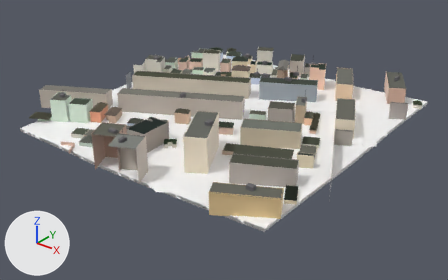
What one commit did to the glTF model public/tiles/0/-6_-12.glb.
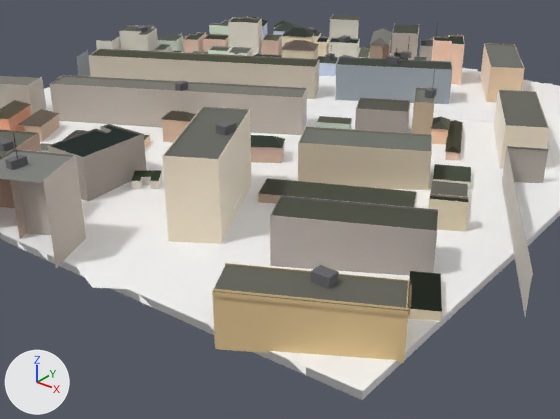
Each version is shown whole from a 50 mm lens placed at (-1097.1, 2547.2, 341.8), pointed at (-1405.8, 2933.1, 102.5), then close up from a 50 mm lens placed at (-1207.1, 2695.0, 237.1), pointed at (-1315.1, 2830.0, 153.4). The lights are fixed; the arrows at lower left show +X, +Y and +Z. The last two pictures show the newer version. Where no turn or scale is listed for an object, it has been applied to the vertices. Vertices at exactly the same position are counted once.

Objects in the first close-up: 't0_-6_-12'.
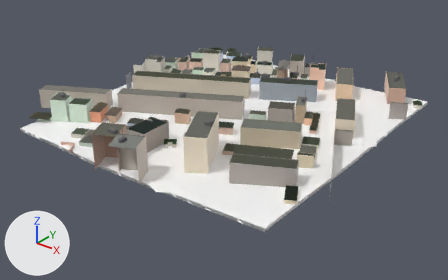
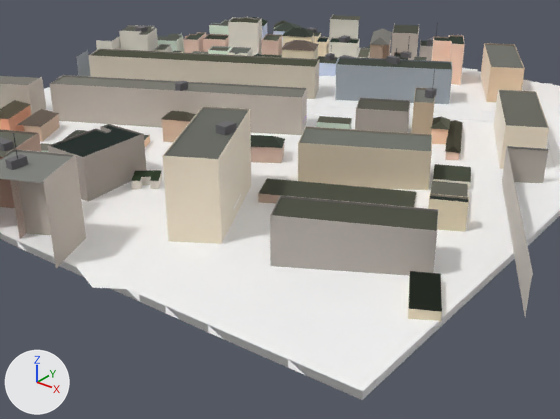
What differs and where, as boxes (x1, y1, x2, y2) in the close-ups (560 x 419 px):
part 1 of me_t0__6__12, deleted: before (212, 263, 412, 363)

What changed in the scene script:
```text
Change me_t0__6__12:
    used by ob_t0__6__12; location = (-1414.2, 2947.3, 136.2)
    remove me_t0__6__12.from_pydata(...)  # 13204 vertices, 21485 faces; spans x -151.0..151.0, y -145.0..145.0, z -21.0..21.0
    add me_t0__6__12.from_pydata(...)  # 13142 vertices, 21431 faces; spans x -151.0..151.0, y -145.0..145.0, z -21.0..21.0
    me_t0__6__12 part 1: 6 loose pieces with 62 vertices, spanning x 88.0..136.0, y -138.0..-103.0, z -15.0..5.0, are deleted
    other edits to the shape of me_t0__6__12 do not show in these pictures
```
